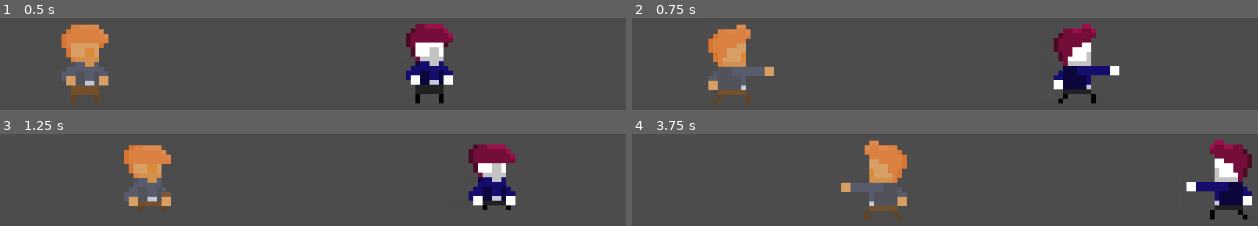
Above: before the commit, frames 1-4 (two rows, left to right).
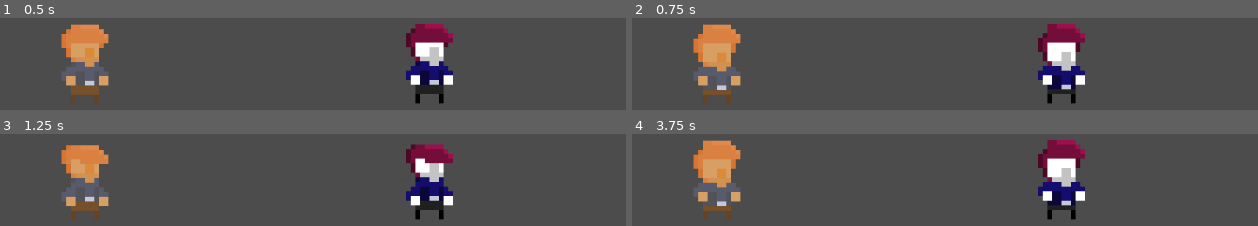
Above: after the commit, the same moments.

Repository: qdruault/taperfort
Game: Godot game, scene res://scenes/Main.tscn
Same seed, same stepped clock (60 frames per second), same inputs: the game is played once before the commit and once after it.
Inputs:
- Up to frame 1 (0.5 s): no input
- Up to frame 2 (0.75 s): hold D (right, bound only before the commit) from 0.53 s (still down); tap Space (attack, bound only before the commit) at 0.6 s
- Up to frame 3 (1.25 s): keep holding D (right, bound only before the commit)
- Up to frame 4 (3.75 s): release D (right, bound only before the commit) at 1.28 s; hold Q (left, bound only before the commit) 1.28-2.03 s; tap Space (attack, bound only before the commit) every 0.75 s from 1.35 to 3.6 s; hold D (right, bound only before the commit) 2.03-3.53 s; hold Q (left, bound only before the commit) from 3.53 s (still down)

Frame 1 is identical in both runs. In frame 2, 11% of the frame differs, in the area x 9-78%, y 6-94%; in frame 3, 16%; in frame 4, 18%, in the area x 9-100%, y 6-94%.

Commit message:
Input mapping dans le projet

Diff:
--- a/project.godot
+++ b/project.godot
@@ -10,7 +10,6 @@
 
 _global_script_classes=[  ]
 _global_script_class_icons={
-
 }
 
 [application]
@@ -25,19 +24,100 @@
 
 [input]
 
-attack={
+right_j1={
 "deadzone": 0.5,
-"events": [ Object(InputEventKey,"resource_local_to_scene":false,"resource_name":"","device":0,"alt":false,"shift":false,"control":false,"meta":false,"command":false,"pressed":false,"scancode":32,"unicode":0,"echo":false,"script":null)
+"events": [ Object(InputEventKey,"resource_local_to_scene":false,"resource_name":"","device":0,"alt":false,"shift":false,"control":false,"meta":false,"command":false,"pressed":false,"scancode":68,"unicode":0,"echo":false,"script":null)
+, Object(InputEventJoypadButton,"resource_local_to_scene":false,"resource_name":"","device":0,"button_index":15,"pressure":0.0,"pressed":false,"script":null)
+, Object(InputEventJoypadMotion,"resource_local_to_scene":false,"resource_name":"","device":0,"axis":0,"axis_value":1.0,"script":null)
  ]
 }
-left={
+down_j1={
+"deadzone": 0.5,
+"events": [ Object(InputEventKey,"resource_local_to_scene":false,"resource_name":"","device":0,"alt":false,"shift":false,"control":false,"meta":false,"command":false,"pressed":false,"scancode":83,"unicode":0,"echo":false,"script":null)
+, Object(InputEventJoypadButton,"resource_local_to_scene":false,"resource_name":"","device":0,"button_index":13,"pressure":0.0,"pressed":false,"script":null)
+, Object(InputEventJoypadMotion,"resource_local_to_scene":false,"resource_name":"","device":0,"axis":1,"axis_value":1.0,"script":null)
+ ]
+}
+left_j1={
 "deadzone": 0.5,
 "events": [ Object(InputEventKey,"resource_local_to_scene":false,"resource_name":"","device":0,"alt":false,"shift":false,"control":false,"meta":false,"command":false,"pressed":false,"scancode":81,"unicode":0,"echo":false,"script":null)
+, Object(InputEventJoypadButton,"resource_local_to_scene":false,"resource_name":"","device":0,"button_index":14,"pressure":0.0,"pressed":false,"script":null)
+, Object(InputEventJoypadMotion,"resource_local_to_scene":false,"resource_name":"","device":0,"axis":0,"axis_value":-1.0,"script":null)
  ]
 }
-right={
+up_j1={
 "deadzone": 0.5,
-"events": [ Object(InputEventKey,"resource_local_to_scene":false,"resource_name":"","device":0,"alt":false,"shift":false,"control":false,"meta":false,"command":false,"pressed":false,"scancode":68,"unicode":0,"echo":false,"script":null)
+"events": [ Object(InputEventKey,"resource_local_to_scene":false,"resource_name":"","device":0,"alt":false,"shift":false,"control":false,"meta":false,"command":false,"pressed":false,"scancode":90,"unicode":0,"echo":false,"script":null)
+, Object(InputEventJoypadButton,"resource_local_to_scene":false,"resource_name":"","device":0,"button_index":12,"pressure":0.0,"pressed":false,"script":null)
+, Object(InputEventJoypadMotion,"resource_local_to_scene":false,"resource_name":"","device":0,"axis":1,"axis_value":-1.0,"script":null)
+ ]
+}
+light_j1={
+"deadzone": 0.5,
+"events": [ Object(InputEventJoypadButton,"resource_local_to_scene":false,"resource_name":"","device":0,"button_index":2,"pressure":0.0,"pressed":false,"script":null)
+ ]
+}
+medium_j1={
+"deadzone": 0.5,
+"events": [ Object(InputEventJoypadButton,"resource_local_to_scene":false,"resource_name":"","device":0,"button_index":3,"pressure":0.0,"pressed":false,"script":null)
+ ]
+}
+heavy_j1={
+"deadzone": 0.5,
+"events": [ Object(InputEventJoypadButton,"resource_local_to_scene":false,"resource_name":"","device":0,"button_index":1,"pressure":0.0,"pressed":false,"script":null)
+ ]
+}
+special_j1={
+"deadzone": 0.5,
+"events": [ Object(InputEventJoypadButton,"resource_local_to_scene":false,"resource_name":"","device":0,"button_index":0,"pressure":0.0,"pressed":false,"script":null)
+ ]
+}
+right_j2={
+"deadzone": 0.5,
+"events": [ Object(InputEventKey,"resource_local_to_scene":false,"resource_name":"","device":0,"alt":false,"shift":false,"control":false,"meta":false,"command":false,"pressed":false,"scancode":16777233,"unicode":0,"echo":false,"script":null)
+, Object(InputEventJoypadButton,"resource_local_to_scene":false,"resource_name":"","device":1,"button_index":15,"pressure":0.0,"pressed":false,"script":null)
+, Object(InputEventJoypadMotion,"resource_local_to_scene":false,"resource_name":"","device":1,"axis":0,"axis_value":1.0,"script":null)
+ ]
+}
+down_j2={
+"deadzone": 0.5,
+"events": [ Object(InputEventKey,"resource_local_to_scene":false,"resource_name":"","device":0,"alt":false,"shift":false,"control":false,"meta":false,"command":false,"pressed":false,"scancode":16777234,"unicode":0,"echo":false,"script":null)
+, Object(InputEventJoypadButton,"resource_local_to_scene":false,"resource_name":"","device":1,"button_index":13,"pressure":0.0,"pressed":false,"script":null)
+, Object(InputEventJoypadMotion,"resource_local_to_scene":false,"resource_name":"","device":1,"axis":1,"axis_value":1.0,"script":null)
+ ]
+}
+left_j2={
+"deadzone": 0.5,
+"events": [ Object(InputEventKey,"resource_local_to_scene":false,"resource_name":"","device":0,"alt":false,"shift":false,"control":false,"meta":false,"command":false,"pressed":false,"scancode":16777231,"unicode":0,"echo":false,"script":null)
+, Object(InputEventJoypadButton,"resource_local_to_scene":false,"resource_name":"","device":1,"button_index":14,"pressure":0.0,"pressed":false,"script":null)
+, Object(InputEventJoypadMotion,"resource_local_to_scene":false,"resource_name":"","device":1,"axis":0,"axis_value":-1.0,"script":null)
+ ]
+}
+up_j2={
+"deadzone": 0.5,
+"events": [ Object(InputEventKey,"resource_local_to_scene":false,"resource_name":"","device":0,"alt":false,"shift":false,"control":false,"meta":false,"command":false,"pressed":false,"scancode":16777232,"unicode":0,"echo":false,"script":null)
+, Object(InputEventJoypadButton,"resource_local_to_scene":false,"resource_name":"","device":1,"button_index":12,"pressure":0.0,"pressed":false,"script":null)
+, Object(InputEventJoypadMotion,"resource_local_to_scene":false,"resource_name":"","device":1,"axis":1,"axis_value":-1.0,"script":null)
+ ]
+}
+light_j2={
+"deadzone": 0.5,
+"events": [ Object(InputEventJoypadButton,"resource_local_to_scene":false,"resource_name":"","device":1,"button_index":2,"pressure":0.0,"pressed":false,"script":null)
+ ]
+}
+medium_j2={
+"deadzone": 0.5,
+"events": [ Object(InputEventJoypadButton,"resource_local_to_scene":false,"resource_name":"","device":1,"button_index":3,"pressure":0.0,"pressed":false,"script":null)
+ ]
+}
+heavy_j2={
+"deadzone": 0.5,
+"events": [ Object(InputEventJoypadButton,"resource_local_to_scene":false,"resource_name":"","device":1,"button_index":1,"pressure":0.0,"pressed":false,"script":null)
+ ]
+}
+special_j2={
+"deadzone": 0.5,
+"events": [ Object(InputEventJoypadButton,"resource_local_to_scene":false,"resource_name":"","device":1,"button_index":0,"pressure":0.0,"pressed":false,"script":null)
  ]
 }
 
